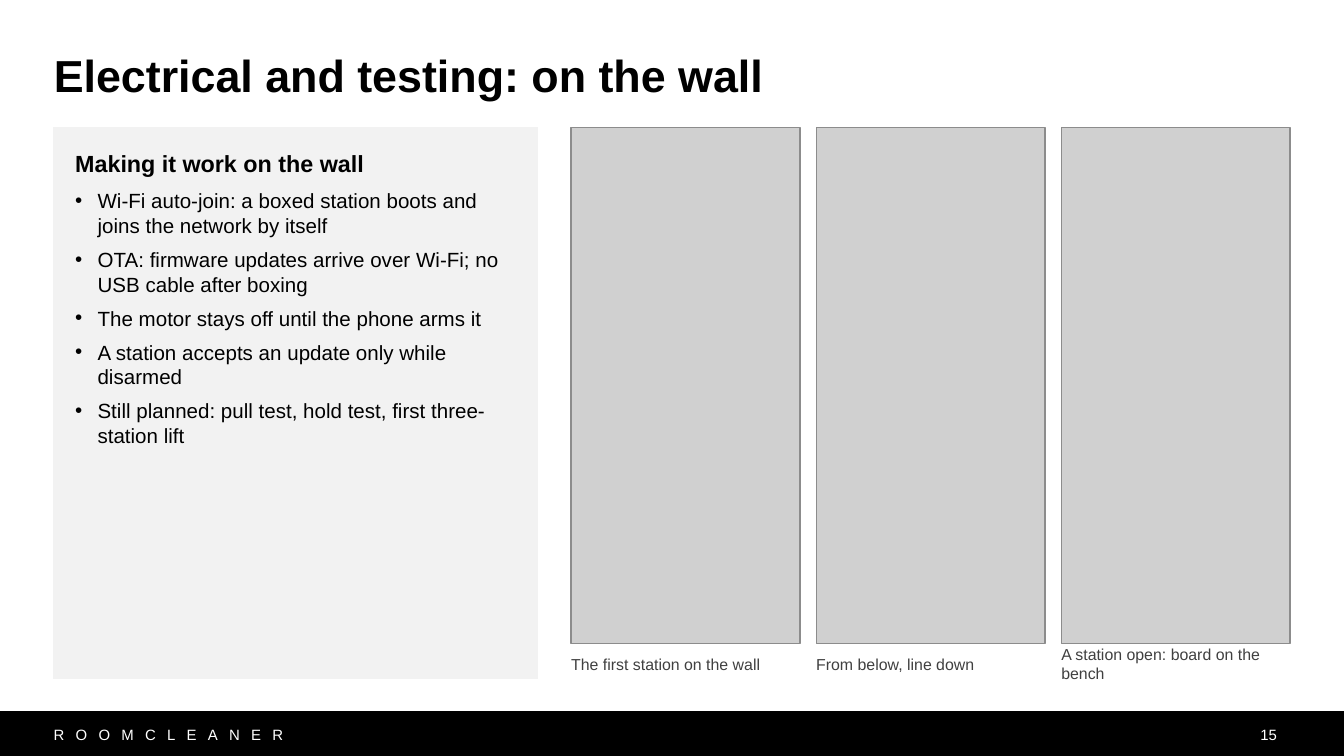
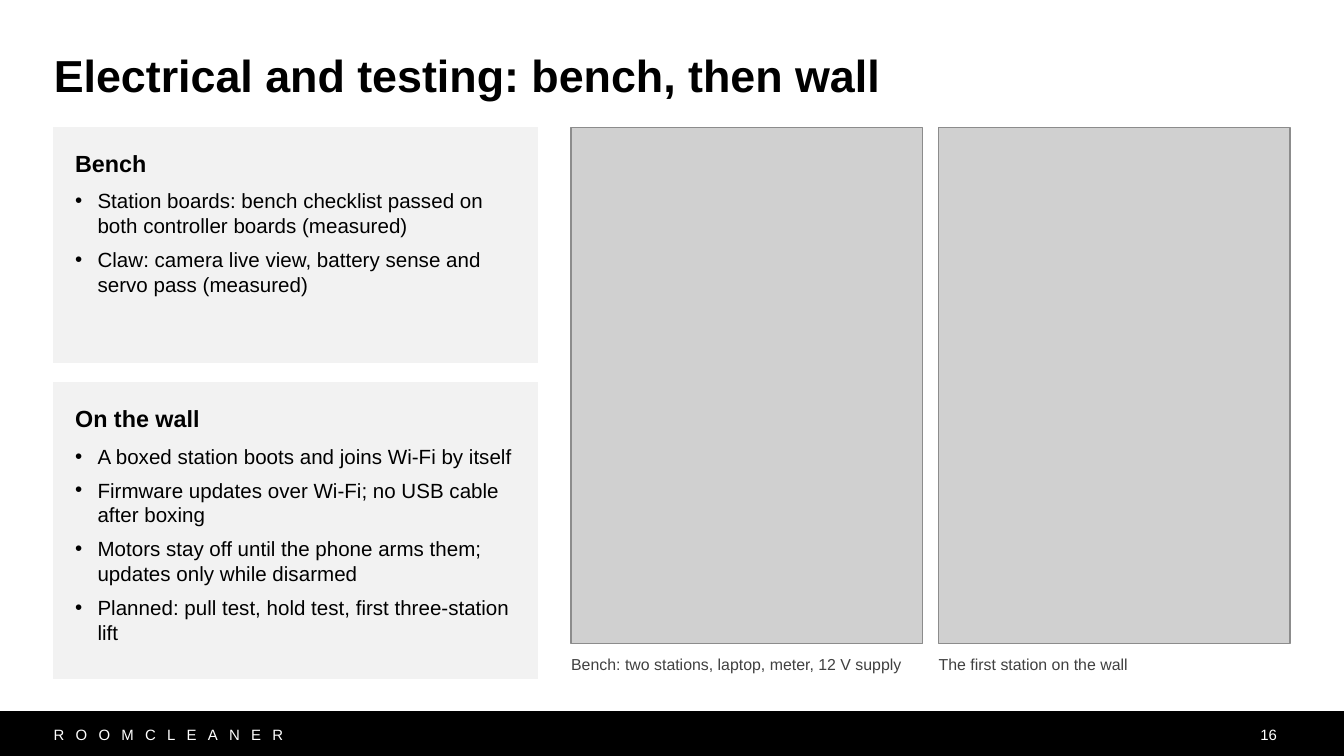
Before and after one commit to Jaspario1199/RoomCleaner, a slide deck: slide 16 of docs/presentation/deck_v10/RoomCleaner_Buntinx_v10.pptx (slide 15 before the commit). Drawn at 1344x756 pixels with LibreOffice and Linux fonts; fonts in the diff are those of the drawing; grey boxes stand for pictures. Boxes give left, top, right and bottom in pixels: in the first picture for what was removed or moved away, otherwise in the second. Text is boxed around its words. In the diff, an @@ line names an element or a change of style, - is before the commit and + after.

```diff
--- a/docs/presentation/deck_v10/RoomCleaner_Buntinx_v10.pptx
+++ b/docs/presentation/deck_v10/RoomCleaner_Buntinx_v10.pptx
@@ title at bbox=[54, 59, 880, 101]: text changed @@
-Electrical and testing: on the wall
+Electrical and testing: bench, then wall
@@ rectangle added at bbox=[54, 128, 538, 363], fill #F2F2F2, outline #F2F2F2 0.75 pt, 11 pt, text #000000 @@
+Bench
+• Station boards: bench checklist passed on both controller boards (measured)
+• Claw: camera live view, battery sense and servo pass (measured)
@@ picture: place and size @@
-picture at bbox=[571, 128, 800, 644]
+picture at bbox=[571, 128, 923, 644]
@@ picture removed at bbox=[816, 128, 1044, 644] @@
@@ picture: place and size @@
-picture at bbox=[1062, 128, 1290, 644]
+picture at bbox=[939, 128, 1292, 644]
@@ rectangle "On the wall": place and size @@
-rectangle "On the wall" at bbox=[54, 128, 538, 679]
+rectangle "On the wall" at bbox=[54, 383, 538, 679]
@@ text in rectangle at bbox=[75, 410, 511, 640]: text changed @@
-Making it work on the wall
-• Wi-Fi auto-join: a boxed station boots and joins the network by itself
-• OTA: firmware updates arrive over Wi-Fi; no USB cable after boxing
-• The motor stays off until the phone arms it
-• A station accepts an update only while disarmed
-• Still planned: pull test, hold test, first three-station lift
+On the wall
+• A boxed station boots and joins Wi-Fi by itself
+• Firmware updates over Wi-Fi; no USB cable after boxing
+• Motors stay off until the phone arms them; updates only while disarmed
+• Planned: pull test, hold test, first three-station lift
@@ text added at bbox=[571, 658, 901, 674], 8.5 pt, text #404040 @@
+Bench: two stations, laptop, meter, 12 V supply
@@ text removed at bbox=[816, 658, 974, 672] @@
-From below, line down
@@ text "The first station on the ...": place and size @@
-text "The first station on the ..." at bbox=[571, 658, 760, 670]
+text "The first station on the ..." at bbox=[939, 658, 1127, 670]
@@ text removed at bbox=[1061, 648, 1260, 679] @@
-A station open: board on the bench
@@ page number at bbox=[1260, 729, 1277, 740]: text changed @@
-15
+16
```
Also in this commit, not shown: 9 other slides changed, 3 slides added, 2 slides removed, 9 other files.
